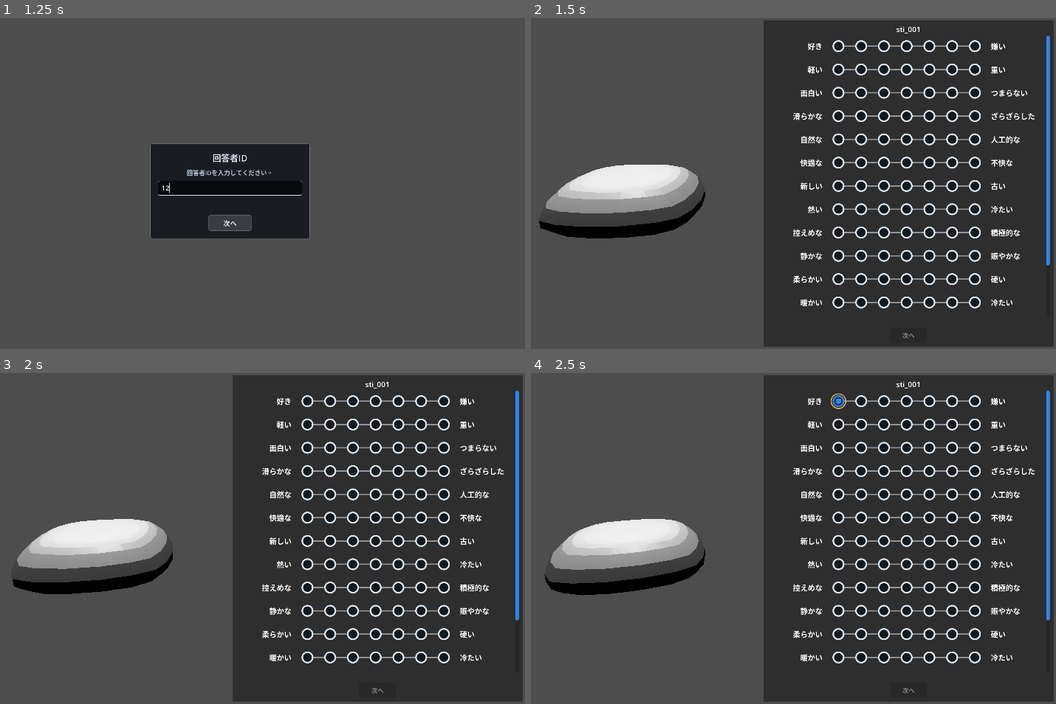
Above: before the commit, frames 1-4 (two rows, left to right).
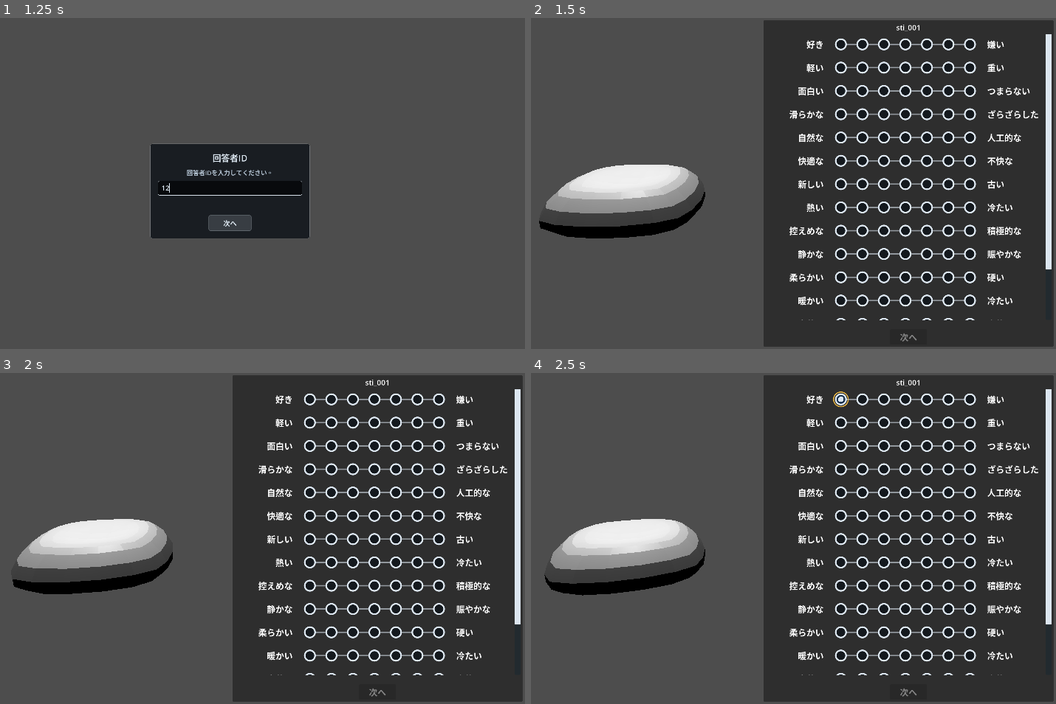
Above: after the commit, the same moments.

Repository: nishimura5/sd-questionnaire
Game: Godot game, scene res://sample/sample.tscn
Same seed, same stepped clock (60 frames per second), same inputs: the game is played once before the commit and once after it. This scene is started directly instead of the project's main scene.
Inputs (mouse positions are in pixels of both pictures, inside the frame that each line leads up to):
- Up to frame 1 (1.25 s): click (231, 186) at 0.52 s; type "12" at 0.6 s
- Up to frame 2 (1.5 s): click "次へ" at 1.25 s
- Up to frame 3 (2 s): no input
- Up to frame 4 (2.5 s): click (840, 402) at 2.02 s

Frame 1 is identical in both runs. In frame 2, 9.5% of the frame differs, in the area x 49-100%, y 2-98%; in frame 3, 9.5%; in frame 4, 9.6%.

Commit message:
Add QuestionnairePanel and RespondentIdPanel to sample scene

Diff:
--- a/sample/sample.tscn
+++ b/sample/sample.tscn
@@ -3,6 +3,8 @@
 [ext_resource type="Script" uid="uid://chp525l2r3w38" path="res://sample/sample.gd" id="1_3k5ql"]
 [ext_resource type="Script" uid="uid://k01p0uwdhjk" path="res://sd_questionnaire/questionnaire_screen_dialog.gd" id="2_q6wns"]
 [ext_resource type="Script" uid="uid://dfx4h86t7sj13" path="res://sd_questionnaire/respondent_id_screen_dialog.gd" id="3_k75uc"]
+[ext_resource type="PackedScene" path="res://sd_questionnaire/questionnaire_panel.tscn" id="4_4o43f"]
+[ext_resource type="PackedScene" path="res://sd_questionnaire/respondent_id_panel.tscn" id="5_5ynax"]
 
 [node name="Sample" type="Node3D" unique_id=1926187204]
 script = ExtResource("1_3k5ql")
@@ -19,8 +21,25 @@
 panel_position = 1
 margin_px = 8
 
+[node name="QuestionnairePanel" parent="QuestionnaireScreenDialog" instance=ExtResource("4_4o43f")]
+visible = false
+content_margin_px = 6
+label_width_px = 190
+option_separation_px = 2
+option_circle_outline_color = Color(0.8627451, 0.9019608, 0.9411765, 1)
+option_circle_selected_color = Color(0.8627451, 0.9019608, 0.9411765, 1)
+scrollbar_width_px = 20
+scrollbar_corner_radius_px = 4
+scrollbar_track_color = Color(0.12773255, 0.1624285, 0.18488184, 0.8509804)
+scrollbar_grabber_color = Color(0.8627451, 0.9019608, 0.9411765, 1)
+label_font_size = 28
+submit_button_font_size = 28
+
 [node name="RespondentIdScreenDialog" type="CanvasLayer" parent="." unique_id=1748841942]
 script = ExtResource("3_k75uc")
+
+[node name="RespondentIdPanel" parent="RespondentIdScreenDialog" instance=ExtResource("5_5ynax")]
+visible = false
 
 [node name="OmniLight3D" type="OmniLight3D" parent="." unique_id=1993862074]
 transform = Transform3D(1, 0, 0, 0, 1, 0, 0, 0, 1, 0, 2.125205, 0)
